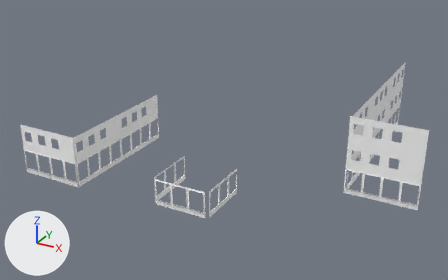
A saved change to the OBJ model Games/GuruttoWorld/Assets/Models/StreetJourney/Baked/Block-1-6.obj.
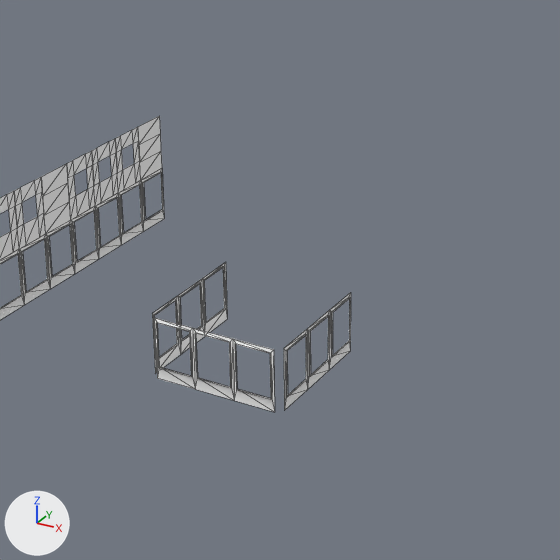
There are two pictures of each version: one whole from a 50 mm lens placed at (37.5, -13.7, 32.6), pointed at (4.1, 47.0, 2.2), one close up on the part from 20% to 72% of the width and 17% to 100% of the height. Arrows for +X, +Y and +Z are at lower left; the lights stay in place. The first two pictures are the older version. The close-ups show mesh edges as thin lines. Where no turn or scale is listed for an object, it has been applied to the vertices. Vertices at exactly the same position are counted once.

Names of what the first close-up shows: 'Block-1-6'.
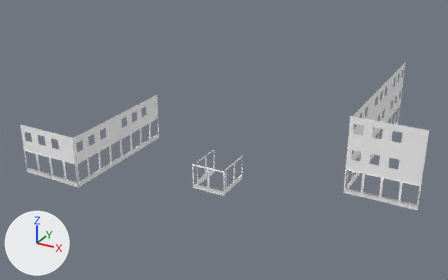
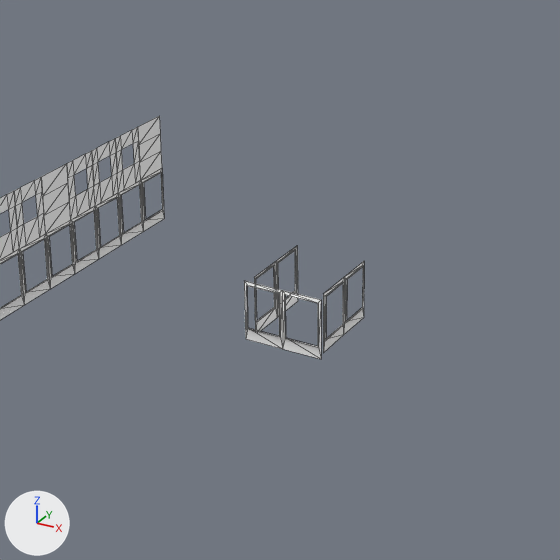
What differs and where, as boxes [x1, y1, x2, y2] in the close-ups (560 x 560 px):
'Block-1-6', reshaped: before [0, 116, 351, 412]; after [0, 116, 364, 359]
part 1 of me_block_1_6, added: after [244, 281, 321, 359]
part 2 of me_block_1_6, added: after [254, 246, 298, 331]
part 3 of me_block_1_6, added: after [323, 261, 364, 353]
part 4 of me_block_1_6, deleted: before [154, 318, 275, 412]
part 5 of me_block_1_6, deleted: before [152, 262, 227, 374]
part 6 of me_block_1_6, deleted: before [284, 293, 351, 411]

What the commit changed:
me_block_1_6 is used by ob_block_1_6; location (0.0, 0.0, 0.0).
me_block_1_6 had 830 vertices, 1158 faces and spanned x -14.0..28.0, y 32.0..67.5, z 0.0..9.0.
me_block_1_6 now has 800 vertices, 1110 faces and spans x -14.0..28.0, y 32.0..67.5, z 0.0..9.0.
me_block_1_6 part 1: a new loose piece of 22 vertices spanning x 5.0..9.0, y 38.1..38.2, z 0.0..3.0, in mat_white (white #ffffff).
me_block_1_6 part 2: a new loose piece of 22 vertices spanning x 5.1..5.2, y 38.8..42.8, z 0.0..3.0, in mat_white (white #ffffff).
me_block_1_6 part 3: a new loose piece of 22 vertices spanning x 8.8..8.9, y 38.8..42.8, z 0.0..3.0, in mat_white (white #ffffff).
me_block_1_6 part 4: the loose piece of 32 vertices spanning x 3.5..9.5, y 33.1..33.2, z 0.0..3.0 is deleted.
me_block_1_6 part 5: the loose piece of 32 vertices spanning x 3.1..3.2, y 33.5..39.5, z 0.0..3.0 is deleted.
me_block_1_6 part 6: the loose piece of 32 vertices spanning x 9.8..9.9, y 33.5..39.5, z 0.0..3.0 is deleted.
